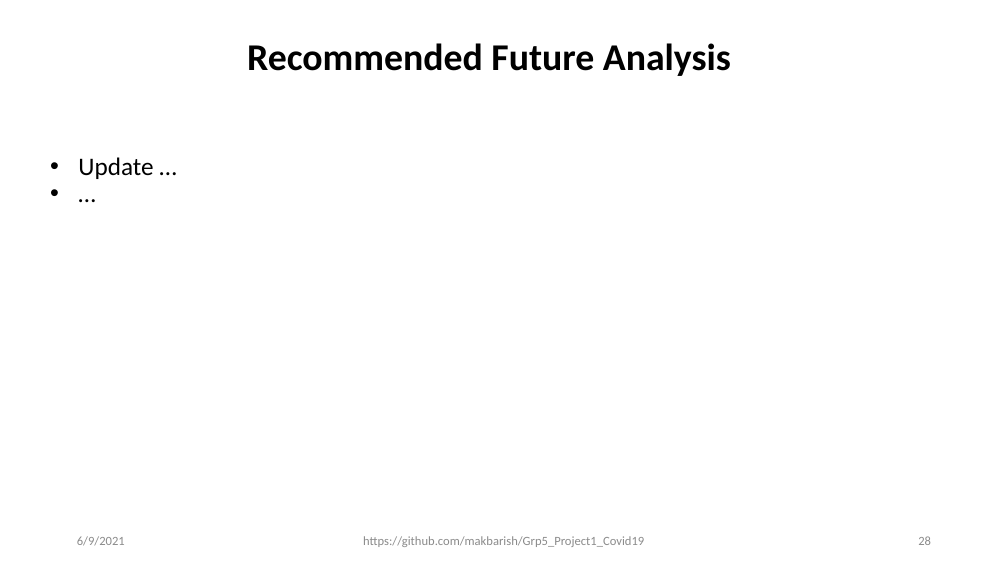
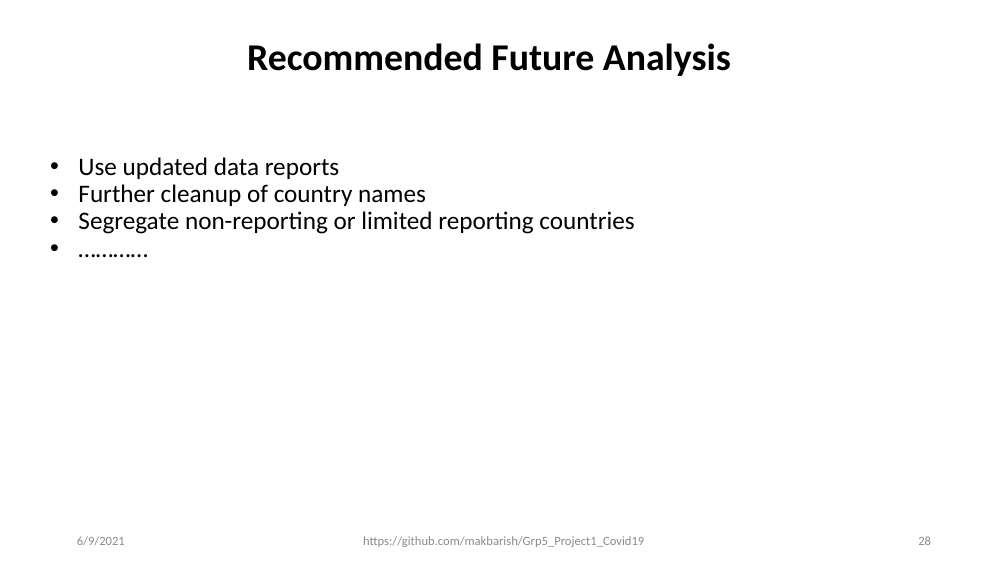
Before and after one commit to makbarish/Grp5_Project1_Covid19, a slide deck: slide 28 of Clay/Novel_Corona_Virus_2019_v3.pptx. Drawn at 1008x567 pixels with LibreOffice and Linux fonts; fonts in the diff are those of the drawing. Boxes give left, top, right and bottom in pixels: in the first picture for what was removed or moved away, otherwise in the second. Text is boxed around its words. In the diff, an @@ line names an element or a change of style, - is before the commit and + after.

```diff
--- a/Clay/Novel_Corona_Virus_2019_v3.pptx
+++ b/Clay/Novel_Corona_Virus_2019_v3.pptx
@@ text at <box>78,157,634,234</box>: text changed @@
-• Update …
-• …
+• Use updated data reports
+• Further cleanup of country names
+• Segregate non-reporting or limited reporting countries
+• …………
```
Also in this commit, not shown: 3 other slides changed, 1 other file.
